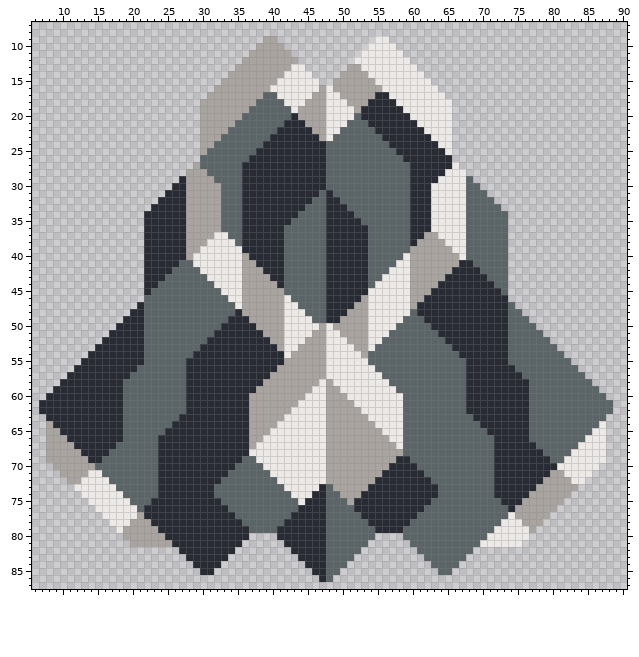
Two states of a sprite sheet, sprites/blocks/turrets/splinter/splinter-preview.png. That is the earlier state.
The file is 96x96 pixels. Shown: x 6..90, y 7..87.
New version:
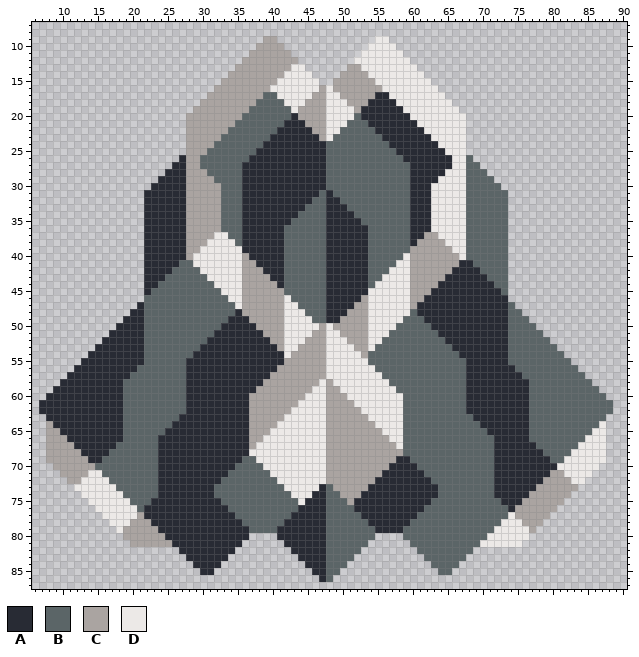
Palette (. is transparent): A #282b34  B #5b6567  C #aaa4a1  D #ece9e7
Edits made:
@@ x 20..75 @@
 18 ..........CCCCCCCCBBBBDDDCCCDDDCCCAAAADDDDDDDD..........
-19 ..........CCCCCCCBBBBBBDCCCCDDDDCAAAAAADDDDDDD..........
-20 ..........CCCCCCBBBBBBBACCCCDDDDBAAAAAAADDDDDD..........
-21 ..........CCCCCBBBBBBBAAACCCDDDBBBAAAAAAADDDDD..........
-22 ..........CCCCBBBBBBBAAAAACCDDBBBBBAAAAAAADDDD..........
-23 ..........CCCBBBBBBBAAAAAAACDBBBBBBBAAAAAAADDD..........
-24 ..........CCBBBBBBBAAAAAAAAABBBBBBBBBAAAAAAADD..........
-25 ..........CBBBBBBBAAAAAAAAAABBBBBBBBBBAAAAAAAD..........
-26 ..........BBBBBBBAAAAAAAAAAABBBBBBBBBBBAAAAAAA..........
-27 .........CBBBBBBAAAAAAAAAAAABBBBBBBBBBBBAAAAAAD.........
-28 ........CCCBBBBBAAAAAAAAAAAABBBBBBBBBBBBAAAAADDD........
-29 .......ACCCCBBBBAAAAAAAAAAAABBBBBBBBBBBBAAAADDDDB.......
-30 ......AACCCCCBBBAAAAAAAAAAAABBBBBBBBBBBBAAADDDDDBB......
-31 .....AAACCCCCBBBAAAAAAAAAAABABBBBBBBBBBBAAADDDDDBBB.....
-32 ....AAAACCCCCBBBAAAAAAAAAABBAABBBBBBBBBBAAADDDDDBBBB....
-33 ...AAAAACCCCCBBBAAAAAAAAABBBAAABBBBBBBBBAAADDDDDBBBBB...
+19 .........CCCCCCCCBBBBBBDCCCCDDDDCAAAAAADDDDDDDD.........
+20 ........CCCCCCCCBBBBBBBACCCCDDDDBAAAAAAADDDDDDDD........
+21 ........CCCCCCCBBBBBBBAAACCCDDDBBBAAAAAAADDDDDDD........
+22 ........CCCCCCBBBBBBBAAAAACCDDBBBBBAAAAAAADDDDDD........
+23 ........CCCCCBBBBBBBAAAAAAACDBBBBBBBAAAAAAADDDDD........
+24 ........CCCCBBBBBBBAAAAAAAAABBBBBBBBBAAAAAAADDDD........
+25 ........CCCBBBBBBBAAAAAAAAAABBBBBBBBBBAAAAAAADDD........
+26 .......ACCBBBBBBBAAAAAAAAAAABBBBBBBBBBBAAAAAAADDB.......
+27 ......AACCBBBBBBAAAAAAAAAAAABBBBBBBBBBBBAAAAAADDBB......
+28 .....AAACCCBBBBBAAAAAAAAAAAABBBBBBBBBBBBAAAAADDDBBB.....
+29 ....AAAACCCCBBBBAAAAAAAAAAAABBBBBBBBBBBBAAAADDDDBBBB....
+30 ...AAAAACCCCCBBBAAAAAAAAAAAABBBBBBBBBBBBAAADDDDDBBBBB...
+31 ..AAAAAACCCCCBBBAAAAAAAAAAABABBBBBBBBBBBAAADDDDDBBBBBB..
+32 ..AAAAAACCCCCBBBAAAAAAAAAABBAABBBBBBBBBBAAADDDDDBBBBBB..
+33 ..AAAAAACCCCCBBBAAAAAAAAABBBAAABBBBBBBBBAAADDDDDBBBBBB..
 34 ..AAAAAACCCCCBBBAAAAAAAABBBBAAAABBBBBBBBAAADDDDDBBBBBB..
Pixel boxes of the changes (left, top, right, bottom) in both pictures:
added: (144, 106, 200, 211)
added: (452, 106, 508, 211)
